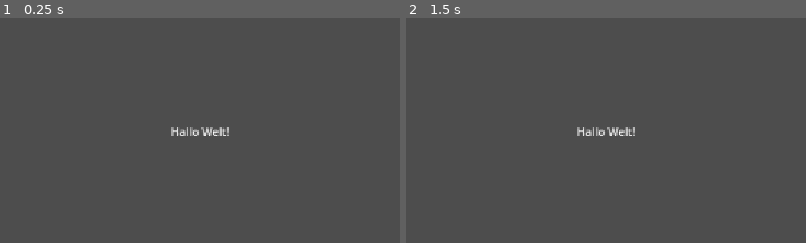
Above: before the commit, frames 1-2 (left to right).
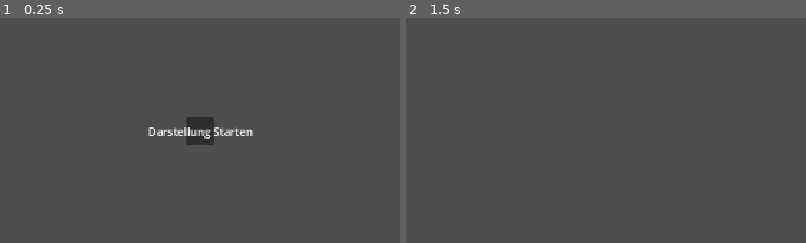
Above: after the commit, the same moments.

Repository: JoshuahMi/WeltenbastlerWalkingSimulator
Game: Godot game, scene res://Template/Main/WbWsMain.tscn
Same seed, same stepped clock (60 frames per second), same inputs: the game is played once before the commit and once after it.
Inputs (mouse positions are % of the whole screen's width and height, from its top left):
- Up to frame 1 (0.25 s): no input
- Up to frame 2 (1.5 s): click (50, 50) at 0.5 s, where only the run after the commit has a clickable "Darstellung Starten"; tap Enter (ui_accept) at 1.25 s; hold Right (ui_right) from 1.28 s (still down)
The pictures show only the part of the screen within x 25-75%, y 25-75%; the shares and areas given below are measured in that part.

The runs differ from the first frame. In frame 1, 1.3% of the frame differs, in the area x 37-64%, y 44-57%; in frame 2, 0.4%.

Commit message:
Added stuff

Diff:
--- /dev/null
+++ b/Framework/Types/Dialogue/WbDialogue.gd
@@ -0,0 +1,8 @@
+class_name WbDialogue extends Resource
+
+## The initial state of the dialogue when the dialogue begins
+@export var begin_state: int
+
+@export var current_state: int
+
+@export var states: Array[WbDialogueState]
--- /dev/null
+++ b/Framework/Types/Dialogue/WbDialogueAnswer.gd
@@ -0,0 +1,7 @@
+class_name WbDialogueAnswer extends Resource
+
+## What this answer actually says
+@export var answer_text: WbText
+
+## The "adress" of the dialogue state this answer points to
+@export var target_state: int
--- /dev/null
+++ b/Framework/Types/Dialogue/WbDialogueState.gd
@@ -0,0 +1,10 @@
+class_name WbDialogueState extends Resource
+
+## The "adress" of this state. Is used by dialogue answers to adress states.
+@export var state_id: int
+
+## What the NPC says
+@export var prompt: WbText
+
+## What you can say. Will get you to another state
+@export var answers: Array[WbDialogueAnswer]
--- /dev/null
+++ b/Presentation/Database/LevelDatabase.tres
@@ -0,0 +1,16 @@
+[gd_resource type="Resource" script_class="WbWsLevelDatabase" format=3 uid="uid://5jevxuabper3"]
+
+[ext_resource type="Script" uid="uid://dr2si0xd8aj1n" path="res://Template/Types/WbWsLevelDatabase.gd" id="1_28wrd"]
+[ext_resource type="Script" uid="uid://bsltab2ufr0wu" path="res://Template/Types/WbWsLevelIdentity.gd" id="1_tm3rj"]
+[ext_resource type="PackedScene" uid="uid://svklt8jt4653" path="res://Presentation/Levels/ExampleLevel.tscn" id="2_keyxa"]
+
+[sub_resource type="Resource" id="Resource_24aui"]
+script = ExtResource("1_tm3rj")
+adress = "Example"
+level = ExtResource("2_keyxa")
+metadata/_custom_type_script = "uid://bsltab2ufr0wu"
+
+[resource]
+script = ExtResource("1_28wrd")
+levels = Array[ExtResource("1_tm3rj")]([SubResource("Resource_24aui")])
+metadata/_custom_type_script = "uid://dr2si0xd8aj1n"
--- /dev/null
+++ b/Presentation/Levels/ExampleLevel.tscn
@@ -0,0 +1,7 @@
+[gd_scene format=3 uid="uid://svklt8jt4653"]
+
+[ext_resource type="Script" uid="uid://bppu1gw6eq55r" path="res://Template/Main/Game/Environment/Level/wb_ws_level.gd" id="1_fqdhf"]
+
+[node name="ExampleLevel" type="Node3D" unique_id=2135115398]
+script = ExtResource("1_fqdhf")
+metadata/_custom_type_script = "uid://bppu1gw6eq55r"
--- a/Template/Main/Game/Environment/Level/wb_ws_level.gd
+++ b/Template/Main/Game/Environment/Level/wb_ws_level.gd
@@ -5,6 +5,8 @@
 ## This signal will notify the game node that the player wants to teleport into a new level,
 ## because he activated a teleport point.
 signal teleport
+
+
 
 # Called when the node enters the scene tree for the first time.
 func _ready() -> void:
--- a/Template/Main/Game/wb_ws_game.gd
+++ b/Template/Main/Game/wb_ws_game.gd
@@ -1,6 +1,12 @@
 class_name WbWsGame extends Node3D
 
 ## The game class that handles player and level spawning
+
+
+## These are the levels the Designer defined
+var levels: WbWsLevelDatabase = preload("res://Presentation/Database/LevelDatabase.tres")
+
+
 
 # Called when the node enters the scene tree for the first time.
 func _ready() -> void:
--- a/Template/Main/MainMenu/UI/WbWsMainMenuUI.tscn
+++ b/Template/Main/MainMenu/UI/WbWsMainMenuUI.tscn
@@ -1,12 +1,13 @@
 [gd_scene format=3 uid="uid://c7jqij8ppko5t"]
 
+[ext_resource type="Script" uid="uid://cfp6oh1bgpfsf" path="res://Template/Main/MainMenu/UI/wb_ws_start_game_button.gd" id="1_0vvpi"]
 [ext_resource type="Script" uid="uid://dv563stogrnll" path="res://Framework/Types/UI/wb_label.gd" id="1_3tytp"]
 [ext_resource type="Script" uid="uid://ctmc8ampinr3s" path="res://Framework/Types/wb_text.gd" id="2_0vvpi"]
 
 [sub_resource type="Resource" id="Resource_reusg"]
 script = ExtResource("2_0vvpi")
-german = "Hallo Welt!"
-english = "Hello World!"
+german = "Darstellung Starten"
+english = "Start Presentation"
 metadata/_custom_type_script = "uid://ctmc8ampinr3s"
 
 [node name="WbWsMainMenuUi" type="Control" unique_id=129704491]
@@ -17,7 +18,25 @@
 grow_horizontal = 2
 grow_vertical = 2
 
-[node name="WbLabel" type="Label" parent="." unique_id=372755828]
+[node name="MarginContainer" type="MarginContainer" parent="." unique_id=886044431]
+layout_mode = 1
+anchors_preset = 8
+anchor_left = 0.5
+anchor_top = 0.5
+anchor_right = 0.5
+anchor_bottom = 0.5
+offset_left = -20.0
+offset_top = -20.0
+offset_right = 20.0
+offset_bottom = 20.0
+grow_horizontal = 2
+grow_vertical = 2
+
+[node name="Button" type="Button" parent="MarginContainer" unique_id=2144424313]
+layout_mode = 2
+script = ExtResource("1_0vvpi")
+
+[node name="WbLabel" type="Label" parent="MarginContainer/Button" unique_id=372755828]
 layout_mode = 1
 anchors_preset = 8
 anchor_left = 0.5
@@ -30,6 +49,7 @@
 offset_bottom = 11.5
 grow_horizontal = 2
 grow_vertical = 2
+text = "Blub Blubbedi Blubbedi Blub"
 script = ExtResource("1_3tytp")
 wb_text = SubResource("Resource_reusg")
 metadata/_custom_type_script = "uid://dv563stogrnll"
--- /dev/null
+++ b/Template/Main/MainMenu/UI/wb_ws_start_game_button.gd
@@ -0,0 +1,25 @@
+extends Button
+
+
+# Called when the node enters the scene tree for the first time.
+func _ready() -> void:
+
+	pressed.connect(_on_pressed)
+
+
+	pass # Replace with function body.
+
+
+# Called every frame. 'delta' is the elapsed time since the previous frame.
+func _process(delta: float) -> void:
+	pass
+
+func _on_pressed():
+
+	#print_debug("Pressed!")
+
+	var main := get_tree().get_first_node_in_group("Main") as WbWsMain
+
+	main.initiate_game()
+
+	pass
--- /dev/null
+++ b/Template/Types/WbWsLevelDatabase.gd
@@ -0,0 +1,7 @@
+class_name WbWsLevelDatabase extends Resource
+
+## The adress of the starting Level. Beware of Typos!
+@export var start_adress: String
+
+## The actual levels the presentation contains
+@export var levels: Array[WbWsLevelIdentity]
--- /dev/null
+++ b/Template/Types/WbWsLevelIdentity.gd
@@ -0,0 +1,6 @@
+class_name WbWsLevelIdentity extends Resource
+
+## A class for pairing a level with it's adress
+
+@export var adress: String
+@export var level: PackedScene
Not shown, added: Framework/Types/Dialogue/WbDialogue.gd.uid
Not shown, added: Framework/Types/Dialogue/WbDialogueAnswer.gd.uid
Not shown, added: Framework/Types/Dialogue/WbDialogueState.gd.uid
Not shown, added: Template/Main/MainMenu/UI/wb_ws_start_game_button.gd.uid
Not shown, added: Template/Types/WbWsLevelDatabase.gd.uid
Not shown, added: Template/Types/WbWsLevelIdentity.gd.uid
